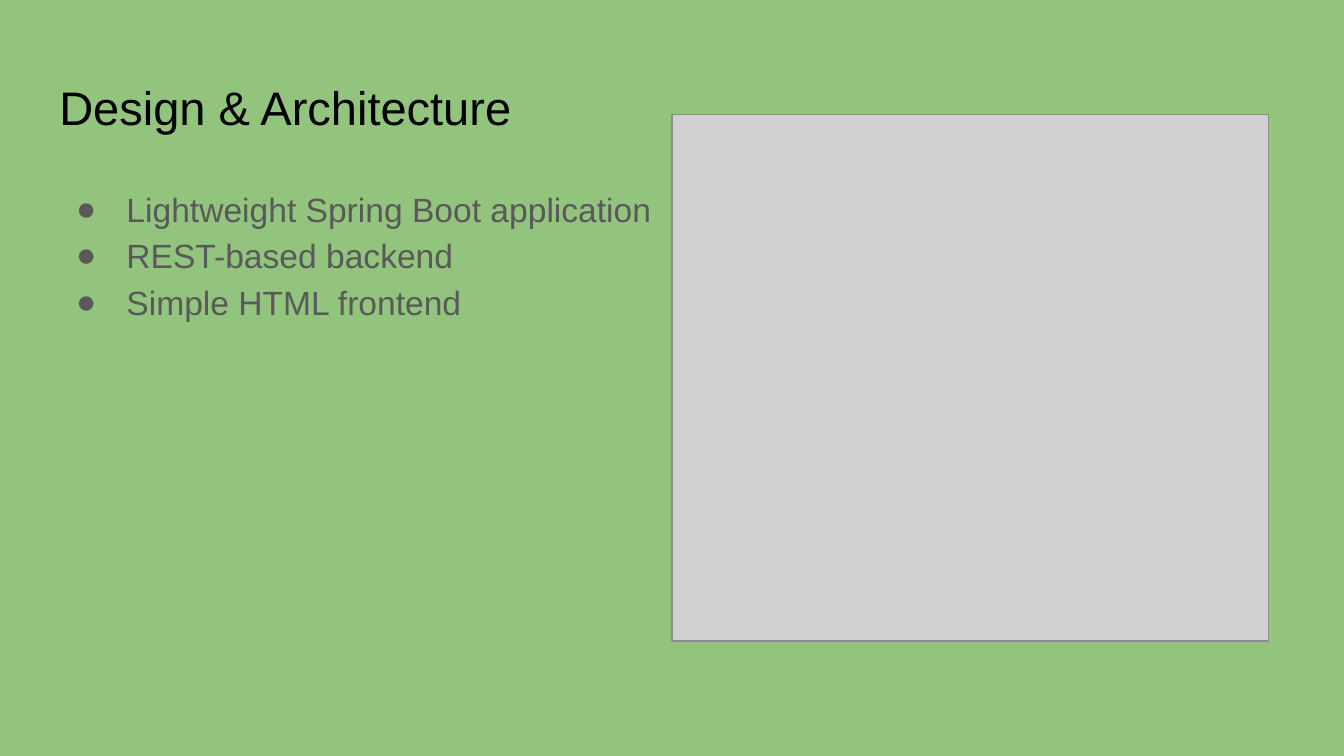
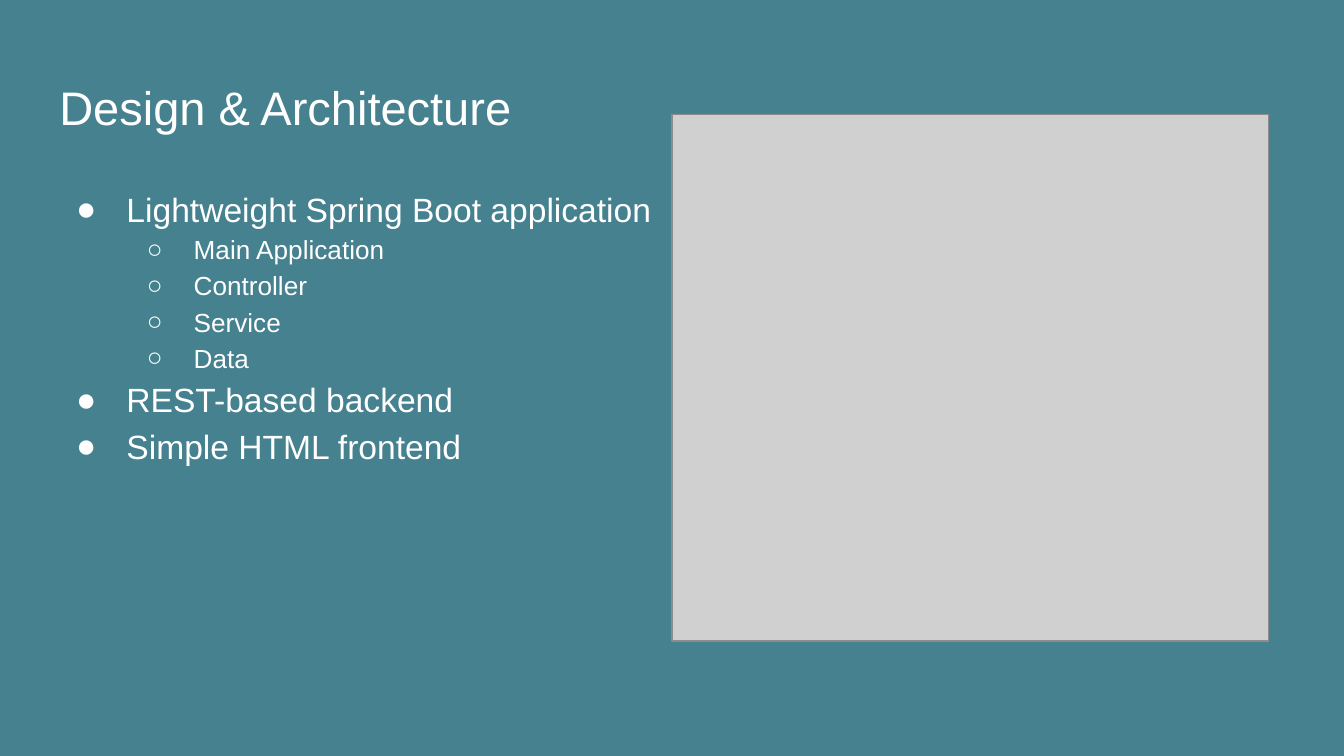
Before and after one commit to jashkad8967/CapgeminiInterviewApp, a slide deck: slide 2 of Capgemini Interview.pptx. Drawn at 1344x756 pixels with LibreOffice and Linux fonts; fonts in the diff are those of the drawing; grey boxes stand for pictures. Boxes give left, top, right and bottom in pixels: in the first picture for what was removed or moved away, otherwise in the second. Text is boxed around its words. In the diff, an @@ line names an element or a change of style, - is before the commit and + after.

```diff
--- a/Capgemini Interview.pptx
+++ b/Capgemini Interview.pptx
@@ background #93C47D to #45818E @@
@@ title "Design & Architecture" at <box>59,91,511,134</box>: text colour #000000 to #FFFFFF @@
@@ text at <box>126,197,651,465</box>: text colour #595959 to #FFFFFF in "Lightweight Spring Boot application", "REST-based backend", "Simple HTML frontend"; bullet colour #595959 to #FFFFFF @@
@@ text at <box>194,240,384,369</box>: paragraphs added @@
+  ○ Main Application
+  ○ Controller
+  ○ Service
+  ○ Data
```
Also in this commit, not shown: 4 other slides changed, 1 slide added.
